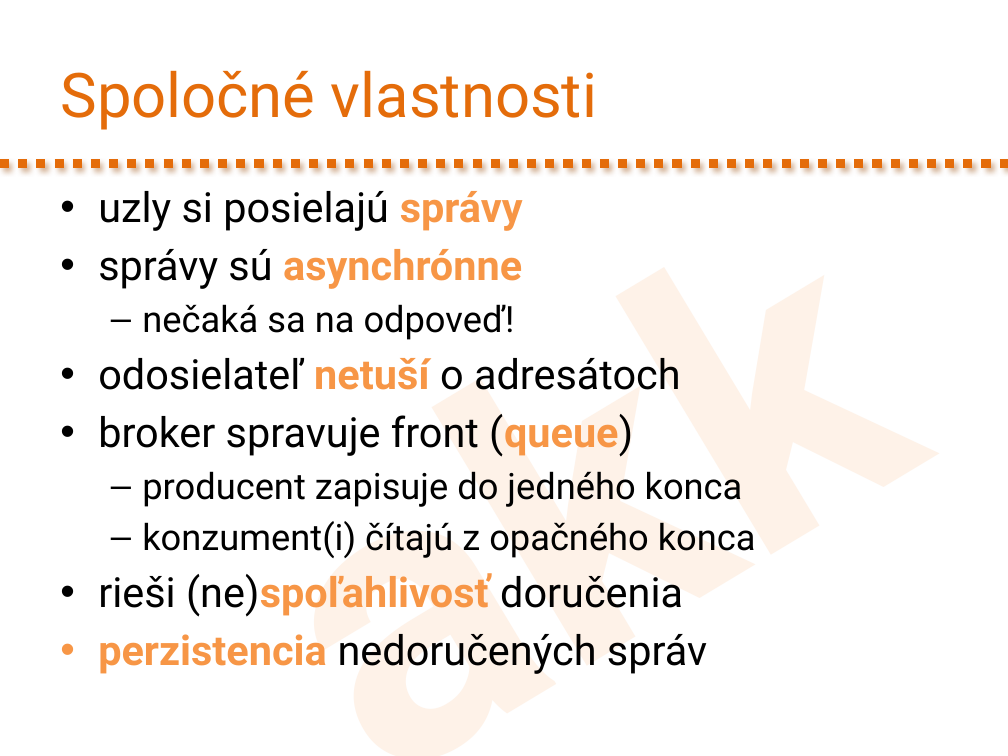
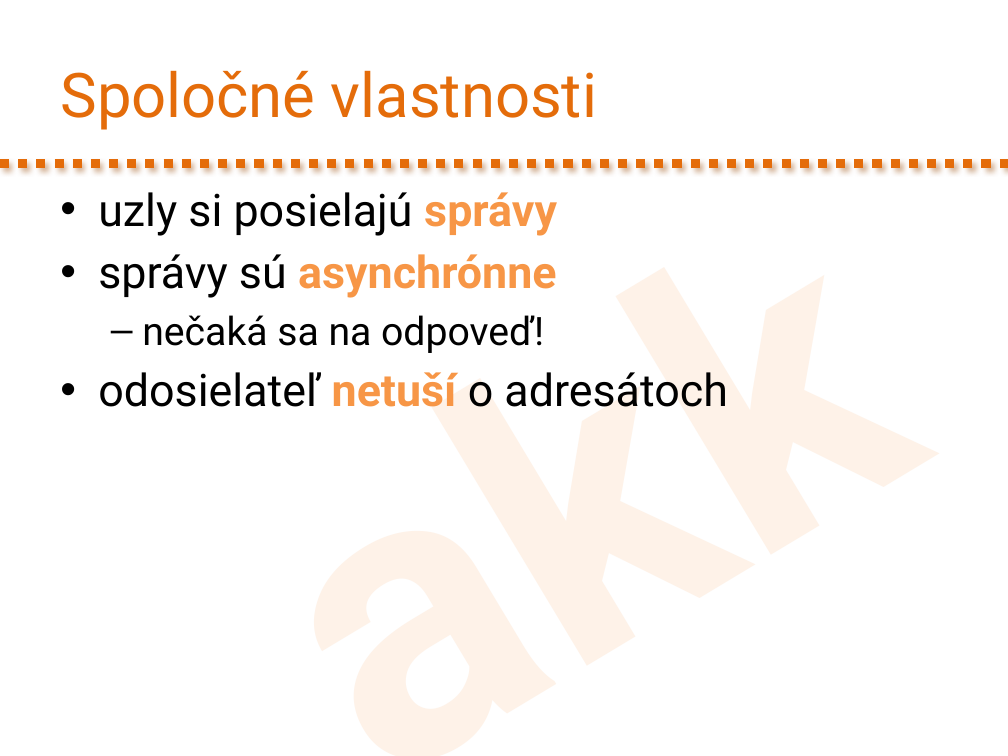
Before and after one commit to novotnyr/kopr-portal, a slide deck: slide 10 of content/message-brokers/kopr-message-brokers.pptx. Drawn at 1008x756 pixels with LibreOffice and Linux fonts; fonts in the diff are those of the drawing. Boxes give left, top, right and bottom in pixels: in the first picture for what was removed or moved away, otherwise in the second. Text is boxed around its words. In the diff, an @@ line names an element or a change of style, - is before the commit and + after.

Commit message:
Message Brokers maju aktualizovane slajdy na 2022

```diff
--- a/content/message-brokers/kopr-message-brokers.pptx
+++ b/content/message-brokers/kopr-message-brokers.pptx
@@ text "uzly si posielajú správy" at (98,192,727,407): size 29.6 to 32 pt in "uzly si posielajú správy", "správy sú asynchrónne", "odosielateľ netuší o adresátoch"; size 25.9 to 28 pt in "nečaká sa na odpoveď!" @@
@@ text at (98,414,756,674): paragraphs removed @@
-• broker spravuje front (queue)
-  – producent zapisuje do jedného konca
-  – konzument(i) čítajú z opačného konca
-• rieši (ne)spoľahlivosť doručenia
-• perzistencia nedoručených správ
```
Also in this commit, not shown: 2 other slides changed, 1 slide added.
